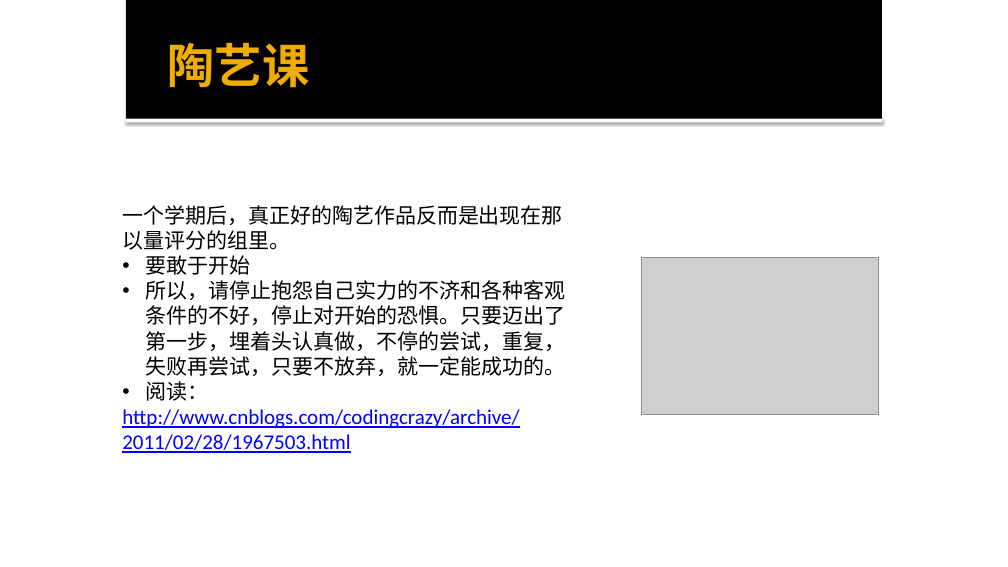
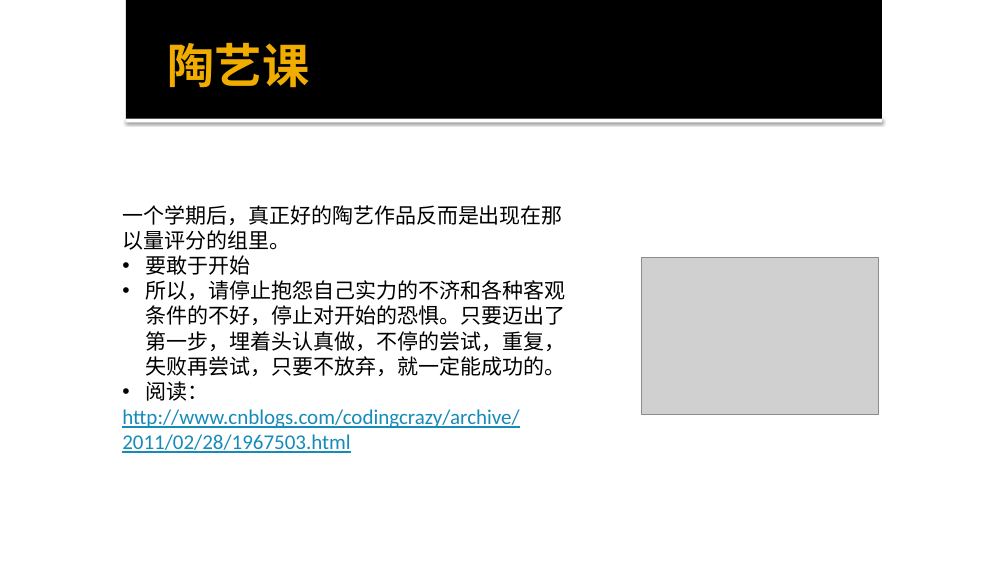
Before and after one commit to mengning/se, a slide deck: slide 9 of ppt/软件工程-码农的自我修养.pptx. Drawn at 1008x567 pixels with LibreOffice and Linux fonts; fonts in the diff are those of the drawing; grey boxes stand for pictures. Boxes give left, top, right and bottom in pixels: in the first picture for what was removed or moved away, otherwise in the second. Text is boxed around its words. In the diff, an @@ line names an element or a change of style, - is before the commit and + after.

```diff
--- a/ppt/软件工程-码农的自我修养.pptx
+++ b/ppt/软件工程-码农的自我修养.pptx
@@ text at [122, 409, 519, 453]: text colour #0000FF to #168BBA in "http://www.cnblogs.com/codingcrazy/archive/2011/02/28/196750 ..." @@
```
Also in this commit, not shown: 6 other slides changed, 1 other file.
